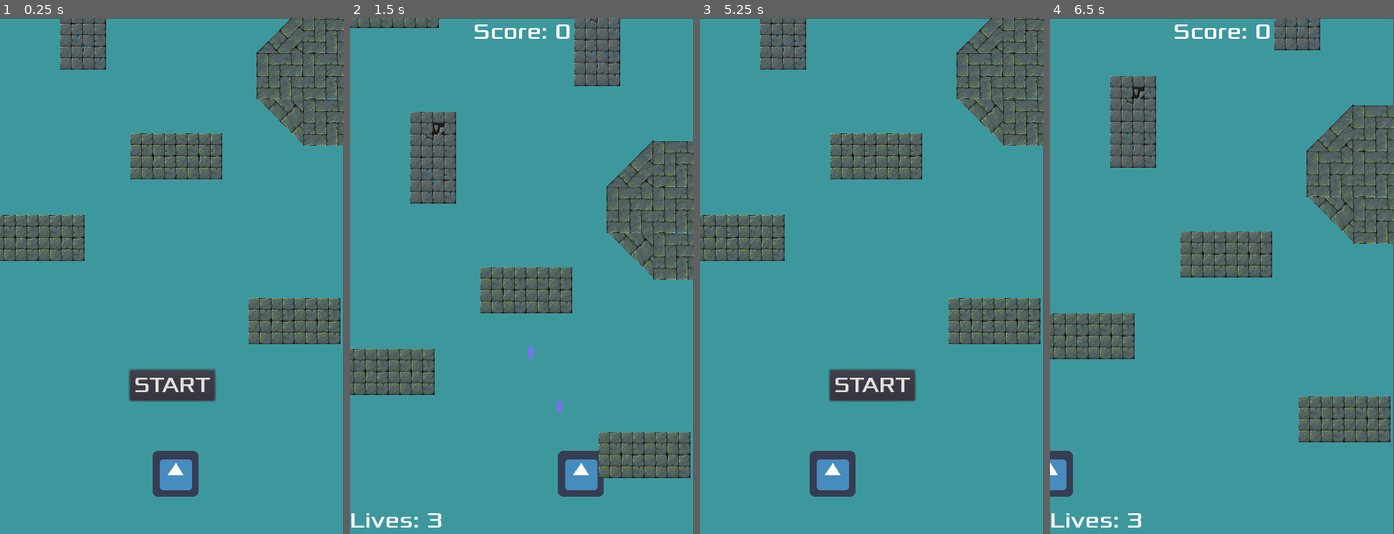
Above: before the commit, frames 1-4 (left to right).
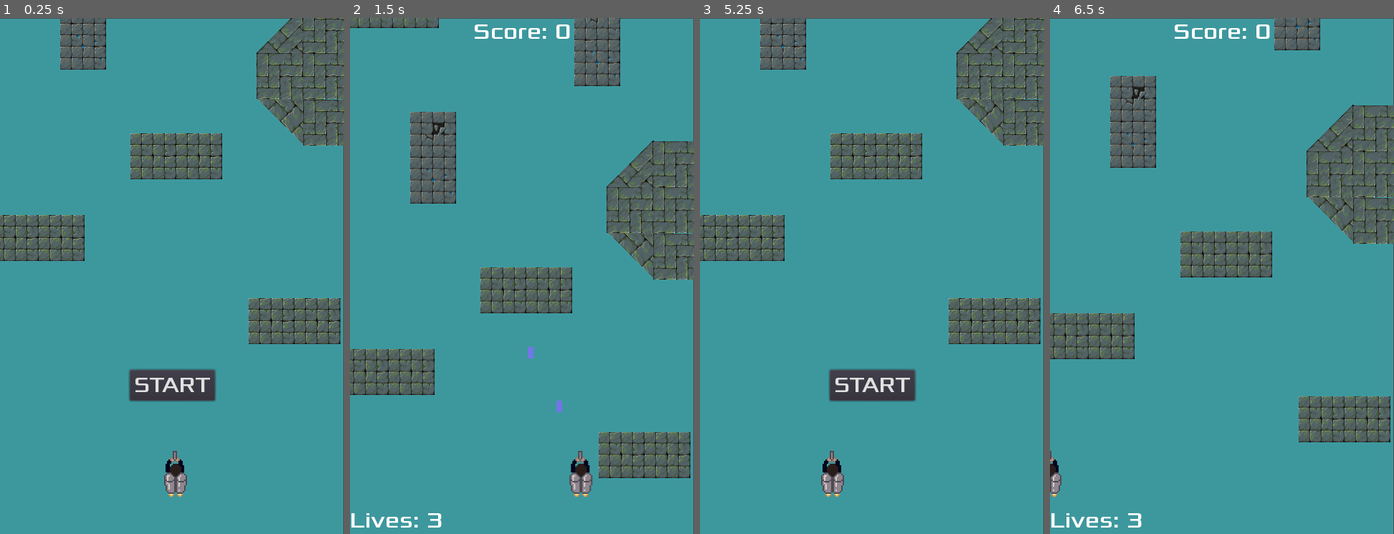
Above: after the commit, the same moments.

Repository: Harrison-Winters/Jet-Pack-Escape
Game: Godot game, scene res://Stage1.tscn
Same seed, same stepped clock (60 frames per second), same inputs: the game is played once before the commit and once after it. The engine's default icon, where the game draws it, is replaced by a stand-in: a white triangle on a blue panel in a dark square.
Inputs:
- Up to frame 1 (0.25 s): no input
- Up to frame 2 (1.5 s): click "START" at 0.5 s; hold Right (ui_right) from 1.28 s (still down); hold Z (shoot) from 1.28 s (still down)
- Up to frame 3 (5.25 s): release Right (ui_right) at 2.03 s; release Z (shoot) at 2.03 s; hold Down (ui_down) 2.03-2.78 s; tap Z (shoot) at 2.1, 3.6, 5.1 s; hold Right (ui_right) 2.78-3.53 s; hold Z (shoot) 2.78-3.53 s; hold Up (ui_up) 3.53-4.28 s; hold Z (shoot) 4.28-5.03 s; hold Left (ui_left) from 4.28 s (still down)
- Up to frame 4 (6.5 s): release Left (ui_left) at 5.75 s; click "START" at 5.75 s

The runs differ from the first frame. In frame 1, 1.1% of the frame differs, in the area x 44-58%, y 83-93%; in frame 2, 1.1%; in frame 3, 1.1%; in frame 4, 0.6%.

Commit message:
Added Player Sprite

Diff:
--- a/Jetpack Escape/Player.tscn
+++ b/Jetpack Escape/Player.tscn
@@ -1,7 +1,7 @@
 [gd_scene load_steps=5 format=2]
 
 [ext_resource path="res://PlayerCollisionObject.gd" type="Script" id=1]
-[ext_resource path="res://icon.png" type="Texture" id=2]
+[ext_resource path="res://art/player1.png" type="Texture" id=2]
 [ext_resource path="res://Shield.png" type="Texture" id=3]
 
 [sub_resource type="CircleShape2D" id=1]
@@ -21,8 +21,7 @@
 one_shot = true
 
 [node name="Shield" type="Sprite" parent="."]
-position = Vector2( -3, -1 )
-scale = Vector2( 0.75, 0.75 )
+scale = Vector2( 0.5, 0.5 )
 texture = ExtResource( 3 )
 
 [node name="ShieldDelayTimer" type="Timer" parent="."]
Not shown, changed: Jetpack Escape/.mono/metadata/ide_messaging_meta.txt
Binary file added: Jetpack Escape/art/player1.png
Not shown, added: Jetpack Escape/art/player1.png.import
